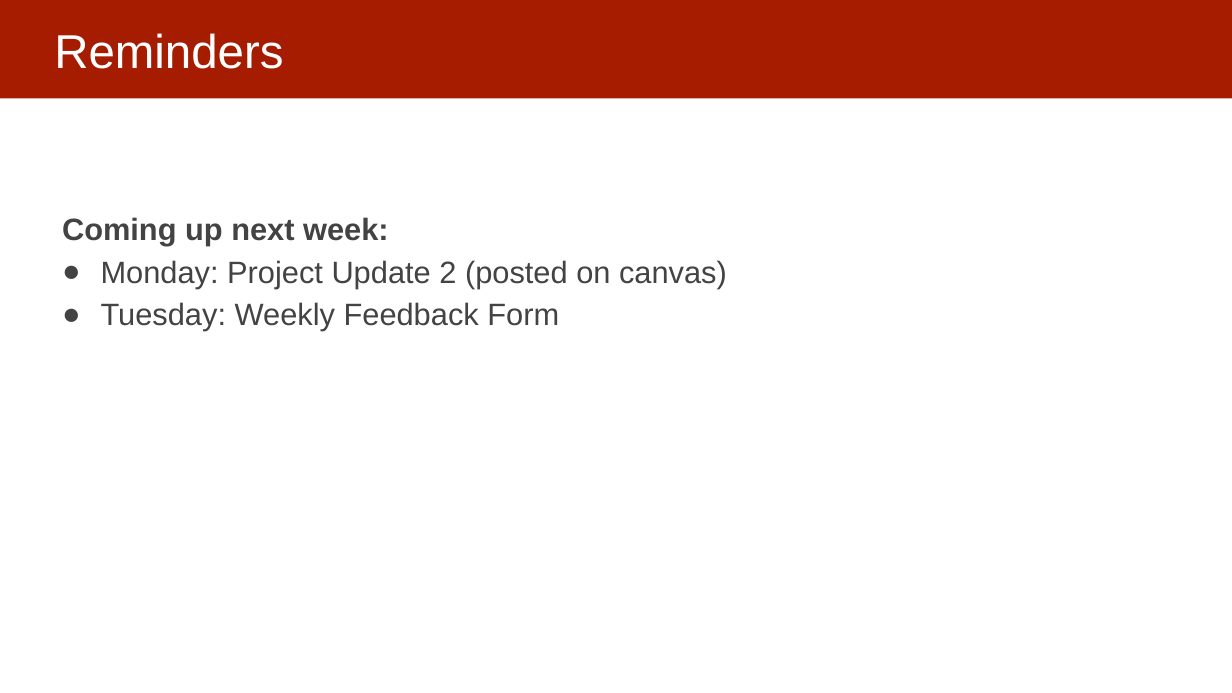
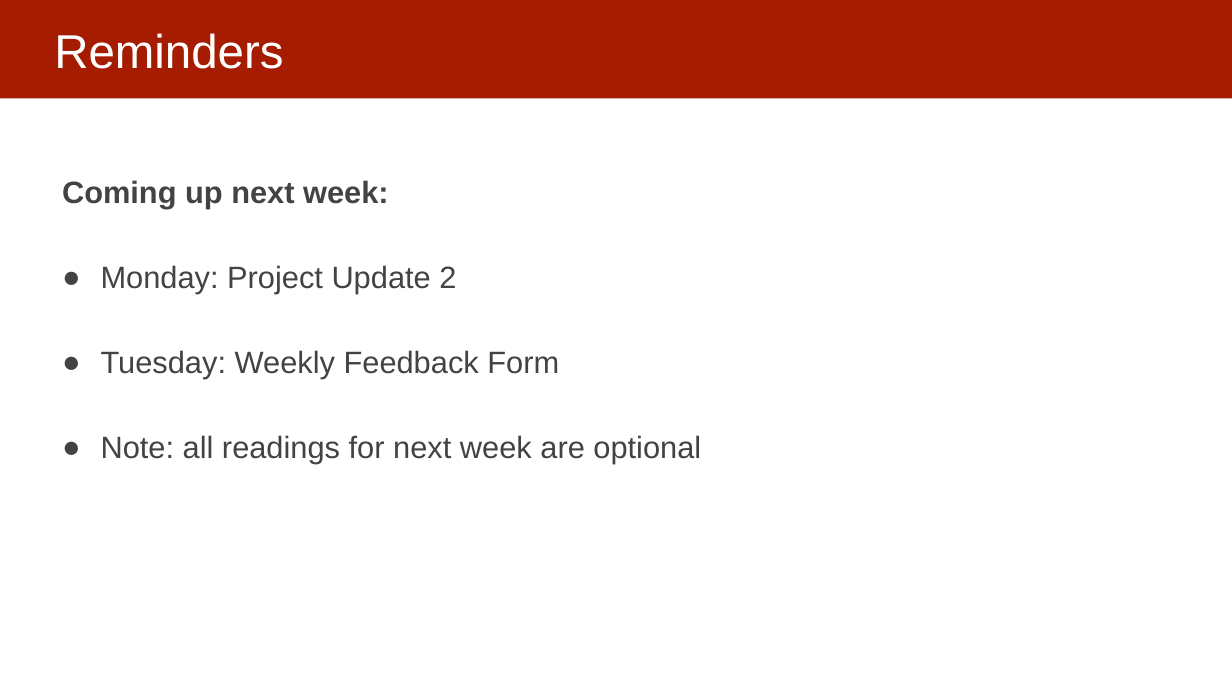
Before and after one commit to dssg/MLinPractice, a slide deck: slide 2 of Lectures/Lecture5-ModelSelection.pptx. Drawn at 1232x693 pixels with LibreOffice and Linux fonts; fonts in the diff are those of the drawing. Boxes give left, top, right and bottom in pixels: in the first picture for what was removed or moved away, otherwise in the second. Text is boxed around its words. In the diff, an @@ line names an element or a change of style, - is before the commit and + after.

Commit message:
slides

```diff
--- a/Lectures/Lecture5-ModelSelection.pptx
+++ b/Lectures/Lecture5-ModelSelection.pptx
@@ text at bbox=[101, 265, 456, 294]: text changed @@
-● Monday: Project Update 2 (posted on canvas)
+● Monday: Project Update 2
@@ text at bbox=[101, 435, 701, 464]: paragraph added @@
+● Note: all readings for next week are optional
```
Also in this commit, not shown: 1 other slide changed, 1 other file.
